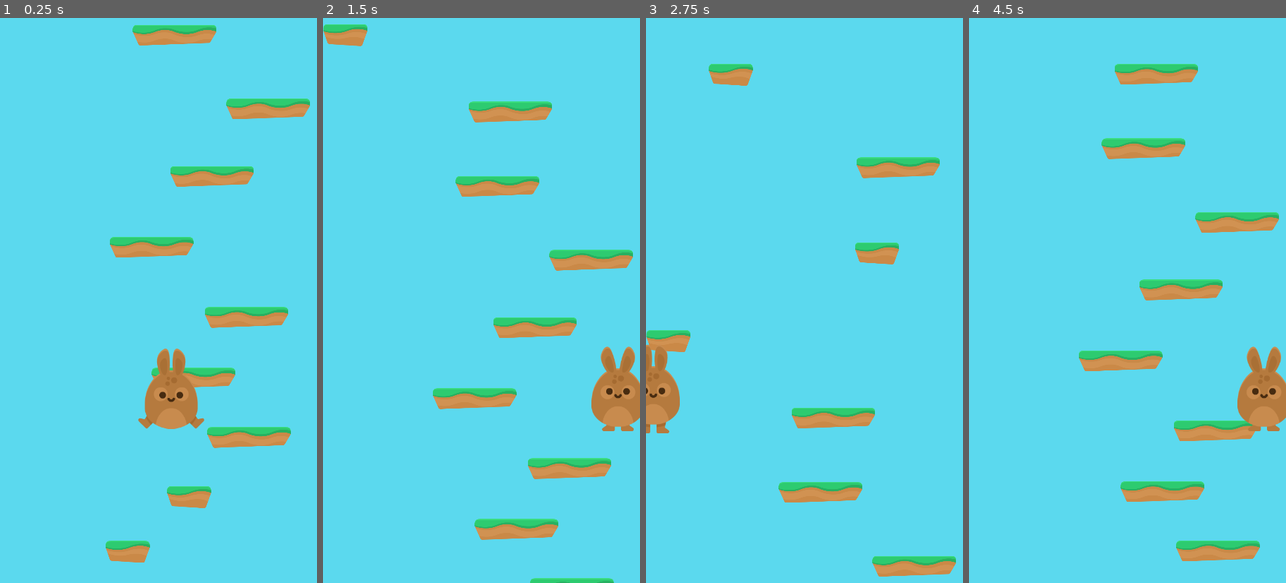
Above: before the commit, frames 1-4 (left to right).
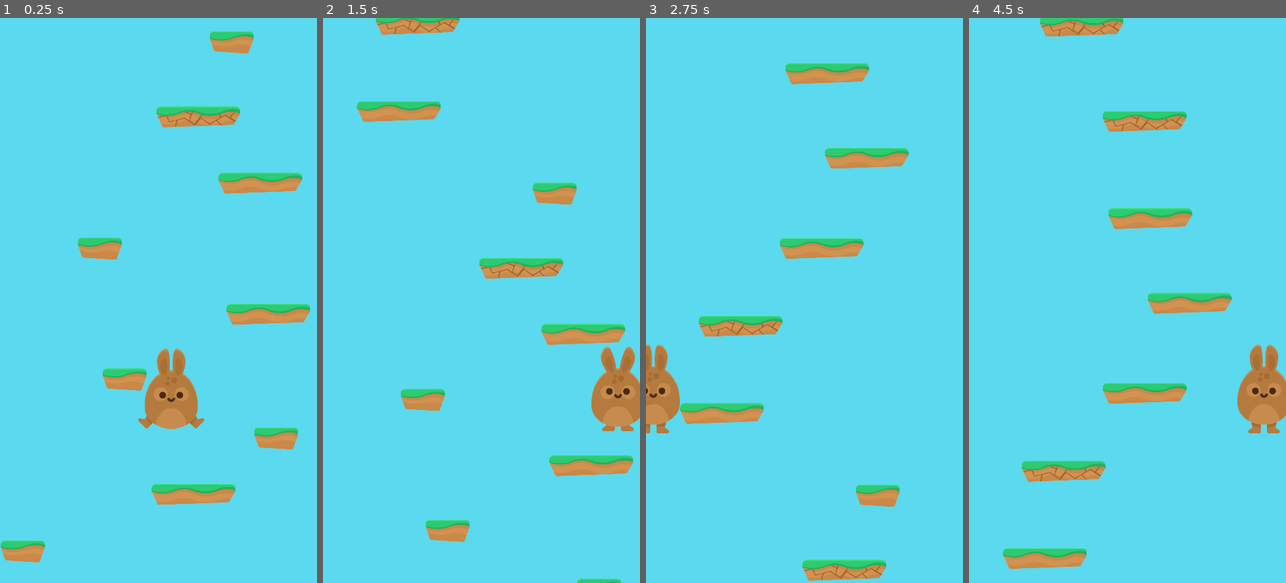
Above: after the commit, the same moments.

Repository: jagc/platformJump
Game: Godot game, scene res://scenes/game.tscn
Two runs of this game, one before a commit and one after it. Both use one fixed random seed, a clock stepped at 60 frames per second and the inputs below.
Inputs:
- Up to frame 1 (0.25 s): no input
- Up to frame 2 (1.5 s): tap Enter (ui_accept) at 0.5, 0.77 s; hold Right (ui_right) 0.53-1.28 s; hold Left (ui_left) from 1.28 s (still down)
- Up to frame 3 (2.75 s): tap Enter (ui_accept) at 1.52 s; release Left (ui_left) at 2.03 s; hold Right (ui_right) from 2.03 s (still down)
- Up to frame 4 (4.5 s): tap Enter (ui_accept) at 3.02, 3.77 s; release Right (ui_right) at 3.53 s; hold Left (ui_left) from 3.53 s (still down)

The runs differ from the first frame. In frame 1, 9.7% of the frame differs, in the area x 0-98%, y 1-97%; in frame 2, 11%; in frame 3, 10%; in frame 4, 13%, in the area x 10-100%, y 0-98%.

Commit message:
breakable platform is now spawned randomly in the game world

Diff:
--- a/scenes/game.tscn
+++ b/scenes/game.tscn
@@ -1,18 +1,20 @@
-[gd_scene load_steps=5 format=2]
+[gd_scene load_steps=6 format=2]
 
 [ext_resource path="res://scripts/game.gd" type="Script" id=1]
 [ext_resource path="res://scenes/grassPlatform.tscn" type="PackedScene" id=2]
 [ext_resource path="res://scenes/grassPlatformSmall.tscn" type="PackedScene" id=3]
-[ext_resource path="res://scenes/player.tscn" type="PackedScene" id=4]
+[ext_resource path="res://scenes/grassPlatformBreak.tscn" type="PackedScene" id=4]
+[ext_resource path="res://scenes/player.tscn" type="PackedScene" id=5]
 
 [node name="game" type="Node"]
 script = ExtResource( 1 )
 platforms = [ ExtResource( 2 ), ExtResource( 3 ) ]
+special_platforms = [ ExtResource( 4 ) ]
 
 [node name="grassPlatform7" parent="." instance=ExtResource( 2 )]
 position = Vector2( 363.568, 1321.36 )
 
-[node name="player" parent="." instance=ExtResource( 4 )]
+[node name="player" parent="." instance=ExtResource( 5 )]
 position = Vector2( 388.92, 858.666 )
 collision/safe_margin = 1.0
 [connection signal="just_jumped" from="player" to="." method="_on_player_just_jumped"]
--- a/scripts/game.gd
+++ b/scripts/game.gd
@@ -1,10 +1,12 @@
 extends Node
 
 export(Array) var platforms
+export(Array) var special_platforms
 
 const MIN_INTERVAL = 100
 const MAX_INTERVAL = 250
 const INITIAL_PLATFORMS_COUNT = 10
+const SPECIAL_PLATFORM_CHANCE = 20
 
 var current_max_interval
 var current_min_interval
@@ -27,9 +29,13 @@
 	randomize()
 	var index
 	var new_platform
+	if rand_range(0, 100) > 100 - SPECIAL_PLATFORM_CHANCE:
+		index = rand_range(0, special_platforms.size())
+		new_platform = special_platforms[index].instance()
+	else:
+		index = rand_range(0, platforms.size())
+		new_platform = platforms[index].instance()
 
-	index = rand_range(0, platforms.size())
-	new_platform = platforms[index].instance()
 	add_child(new_platform)
 	var spawn_x = rand_range(0 + new_platform.sprite_half_width, screen_size - new_platform.sprite_half_width)
 	var spawn_position = Vector2(spawn_x, last_spawn_height)
